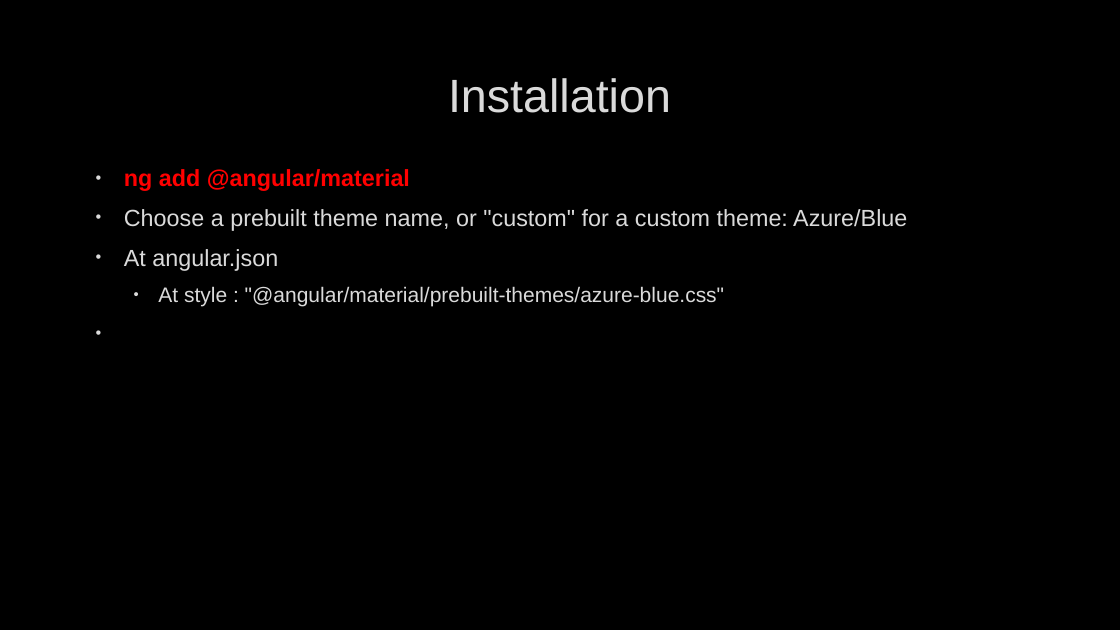
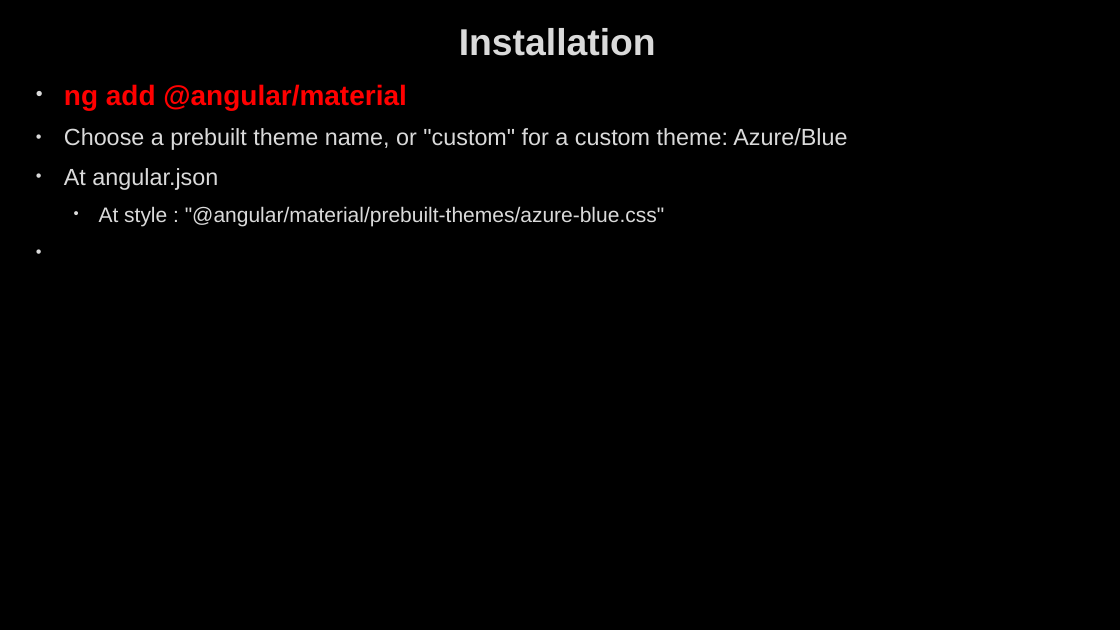
Before and after one commit to AhmedMohamedSamir1/Summary, a slide deck: slide 141 of Angular & type script/Angular.pptx (slide 138 before the commit). Drawn at 1120x630 pixels with LibreOffice and Linux fonts; fonts in the diff are those of the drawing; background and template pictures are left out. Boxes give left, top, right and bottom in pixels: in the first picture for what was removed or moved away, otherwise in the second. Text is boxed around its words. In the diff, an @@ line names an element or a change of style, - is before the commit and + after.

```diff
--- a/Angular & type script/Angular.pptx
+++ b/Angular & type script/Angular.pptx
@@ title "Installation": place and size @@
-title "Installation" at (448,78,671,113)
+title "Installation" at (459,28,656,56)
@@ title "Installation" at (459,28,656,56): size 40 to 32 pt, bold on @@
@@ text "ng add @angular/material": place and size @@
-text "ng add @angular/material" at (124,169,907,307)
+text "ng add @angular/material" at (64,84,847,226)
@@ text at (64,84,406,110): size 20 to 24 pt in "ng add @angular/material" @@
```
Also in this commit, not shown: 6 other slides changed, 25 slides added, 7 other files.
